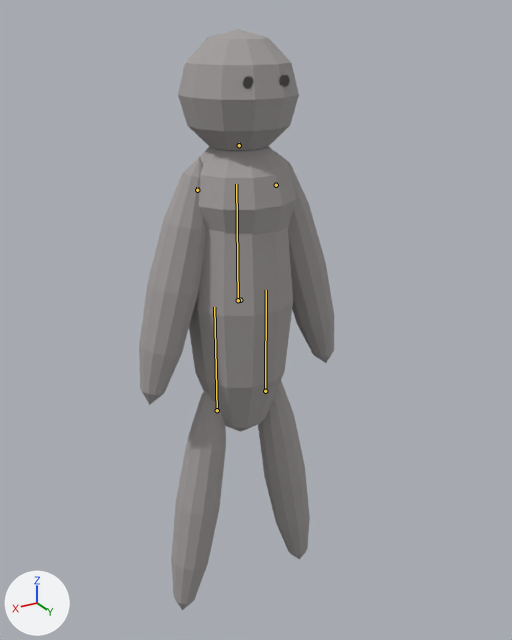
What one commit did to the glTF model Models/Player/character.gltf.
Camera for both pictures: a camera (50 mm lens) standing at (1.54, 2.72, 2.87) and looking at (-0.08, 0.03, 1.52). Arrows for +X, +Y and +Z are at lower left; the lights stay in place. The picture after the commit comes second. The bones that bend it are drawn over the model as lines.
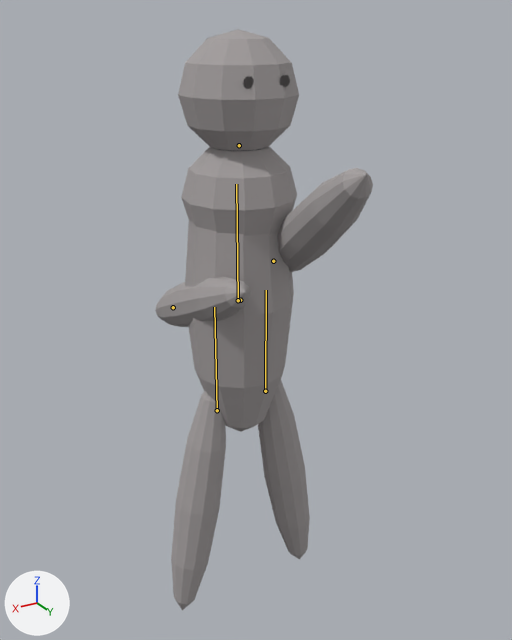
The newer file adds an action. The first version stands in its rest pose; the second is drawn at frame 6 of the action 'combo3'.

What differs and where, as boxes [x1, y1, x2, y2] in the pictures (512 x 640 px):
```json
{"object": "Mesh_0", "change": "posed", "before": [139, 29, 334, 610], "after": [155, 29, 373, 610], "on screen": "12% wider"}
{"bone": "head", "before": "(239, 145) to (239, 142)", "after": "(239, 145) to (239, 143)"}
{"bone": "leftArm", "before": "(276, 185) to (276, 182)", "after": "(273, 261) to (273, 262)"}
{"bone": "rightArm", "before": "(197, 190) to (197, 187)", "after": "(173, 307) to (171, 308)"}
```

Scene script edits in JSON lines:
```json
{"block": "bone_upperbody_col", "where": "bone_upperbody_col = bpy.data.objects['group'].pose.bones['upperBody-col']  # child of 'group'"}
{"op": "set", "path": "bone_upperbody_col.rotation_quaternion", "old": "(1.0, 0.0, 0.0, 0.0)", "new": "(0.996, 0.0, -0.087, 0.0)", "note": "degrees (0, 0, 0) -> degrees (0, -10, 0)"}
{"block": "bone_head", "where": "bone_head = bpy.data.objects['group'].pose.bones['head']  # child of 'upperBody-col'"}
{"op": "set", "path": "bone_head.rotation_quaternion", "old": "(1.0, 0.0, 0.0, 0.0)", "new": "(0.996, 0.0, 0.087, 0.0)", "note": "degrees (0, 0, 0) -> degrees (0, 10, 0)"}
{"block": "bone_leftarm", "where": "bone_leftarm = bpy.data.objects['group'].pose.bones['leftArm']  # child of 'upperBody-col'"}
{"op": "set", "path": "bone_leftarm.location", "old": "(0.0, 0.0, 0.0)", "new": "(0.0, -0.375, 0.062)"}
{"op": "set", "path": "bone_leftarm.rotation_quaternion", "old": "(1.0, 0.0, 0.0, 0.0)", "new": "(0.465, 0.869, -0.162, 0.051)", "note": "degrees (0, 0, 0) -> degrees (125, -14, -14)"}
{"block": "bone_rightarm", "where": "bone_rightarm = bpy.data.objects['group'].pose.bones['rightArm']  # child of 'upperBody-col'"}
{"op": "set", "path": "bone_rightarm.location", "old": "(0.0, 0.0, 0.0)", "new": "(0.0, -0.75, 0.5)"}
{"op": "set", "path": "bone_rightarm.rotation_quaternion", "old": "(1.0, 0.0, 0.0, 0.0)", "new": "(0.527, 0.827, 0.105, -0.165)", "note": "degrees (0, 0, 0) -> degrees (115, 22, 0)"}
```
